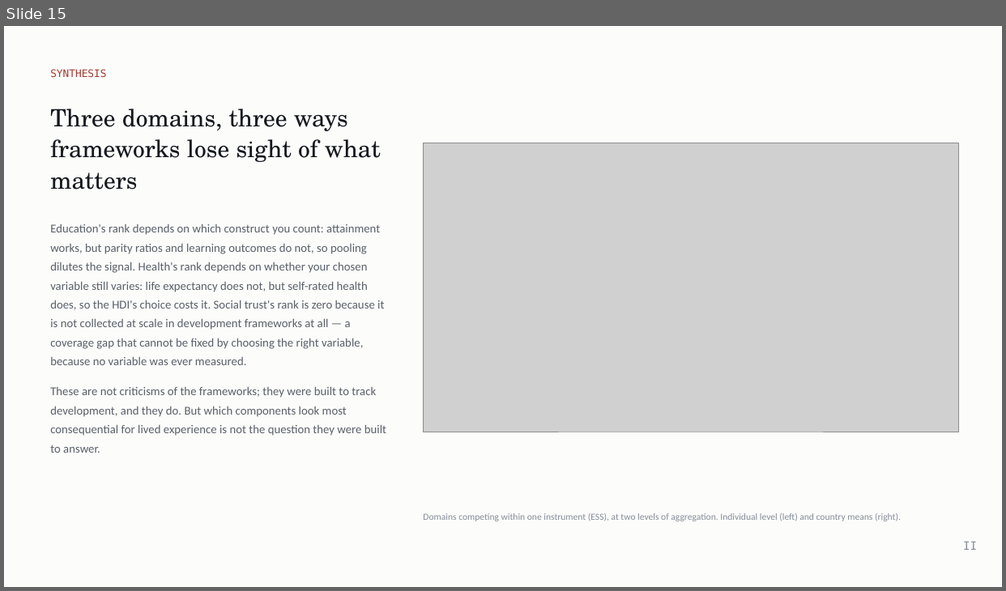
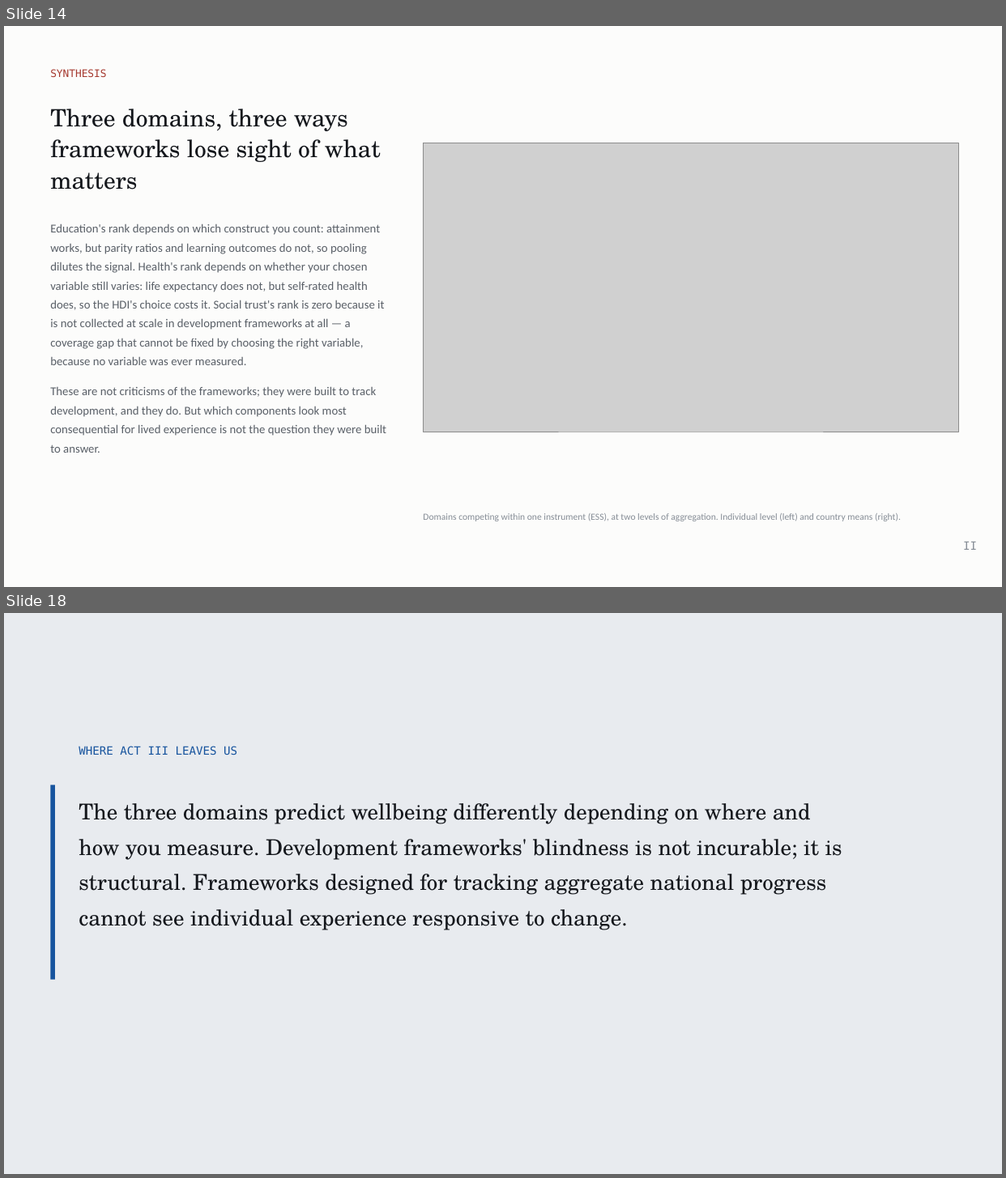
Before and after one commit to cwejnert/HDI-Happiness, a slide deck: deck/Measured_Where_It_Varies.pptx. Shown one above the other, each under a label of ours: slide 15 before the commit, slides 14 and 18 after it; the slides between them are not shown. The pictures are 1006x591 and 1006x1178 pixels, drawn with LibreOffice and Linux fonts; fonts in the diff are those of the drawing; grey boxes stand for pictures. Boxes give left, top, right and bottom in pixels: in the first picture for what was removed or moved away, otherwise in the second. Text is boxed around its words. In the diff, an @@ line names an element or a change of style, - is before the commit and + after.

```diff
--- a/deck/Measured_Where_It_Varies.pptx
+++ b/deck/Measured_Where_It_Varies.pptx
@@ slide 18 added at (4,613,1002,1174), background #E8EBEF @@
@@ text added at (79,746,237,755), 11 pt, text #17549E @@
+WHERE ACT III LEAVES US
@@ rectangle added at (50,786,55,980), fill #17549E @@
@@ text added at (79,803,842,931), 21 pt, text #14171C @@
+The three domains predict wellbeing differently depending on where and how you measure. Development frameworks' blindness is not incurable; it is structural. Frameworks designed for tracking aggregate national progress cannot see individual experience responsive to change.
@@ what was slide 15 is now slide 14 @@
```
Also in this commit, not shown: 10 slides changed, 1 other slide added, 1 other file.
